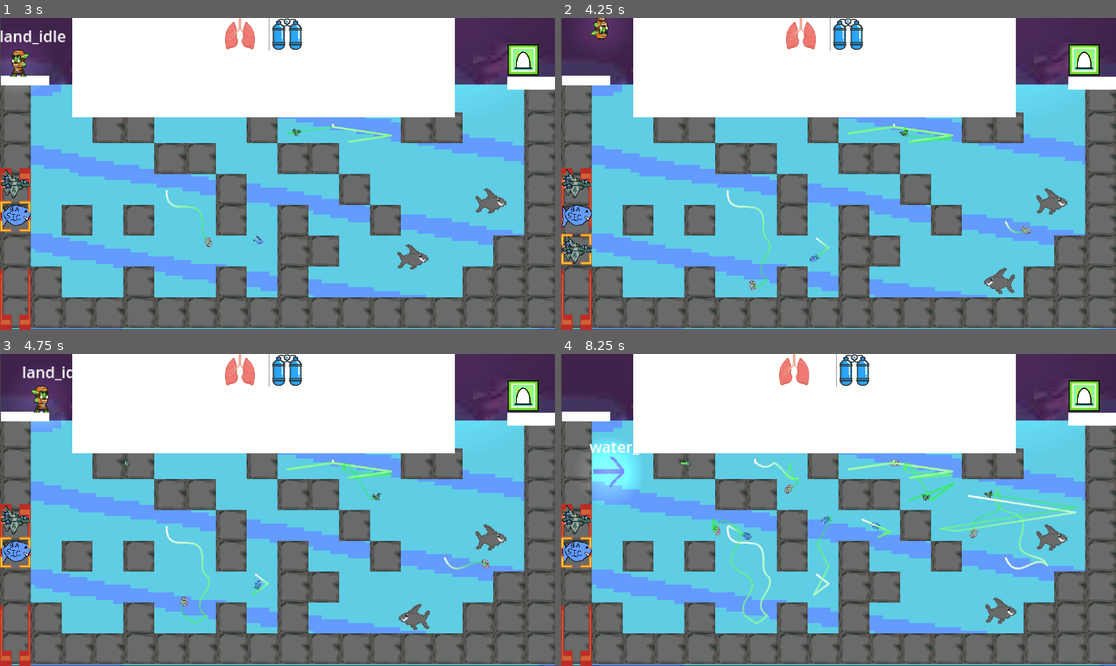
Above: before the commit, frames 1-4 (two rows, left to right).
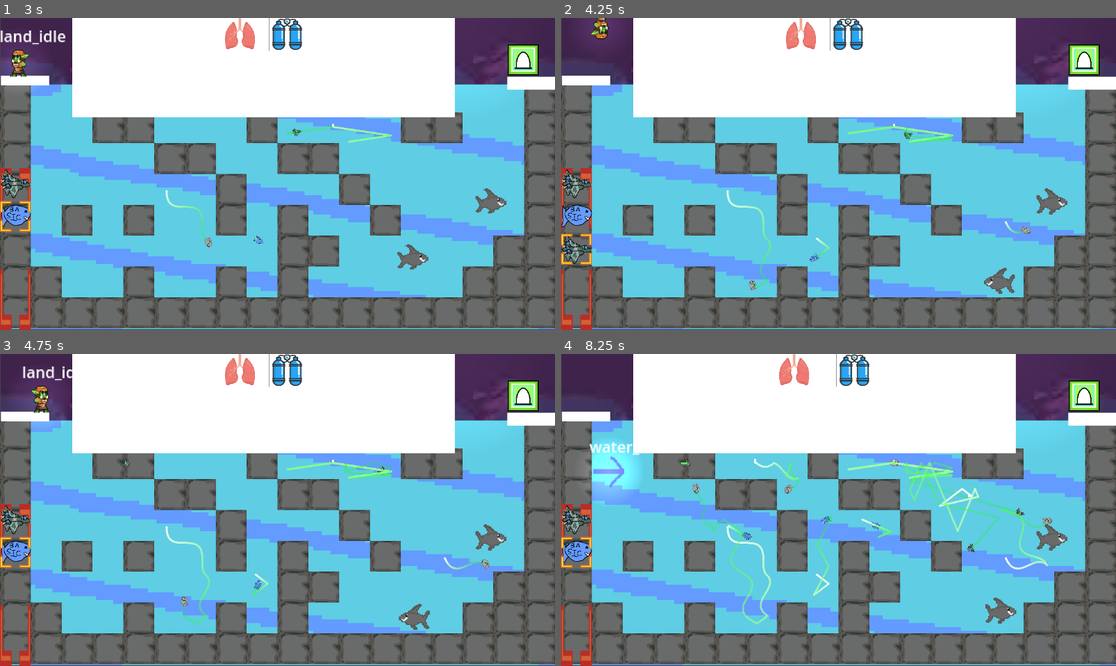
Above: after the commit, the same moments.

Repository: LuBolin/CaveDiver
Game: Godot game, scene res://levels/sandbox.tscn
Two runs of this game, one before a commit and one after it. Both use one fixed random seed, a clock stepped at 60 frames per second and the inputs below.
Inputs (mouse positions are in pixels of both pictures, inside the frame that each line leads up to):
- Up to frame 1 (3 s): tap Enter at 0.5 s; drag from (16, 248) to (277, 208) at 0.52 s; drag from (166, 189) to (277, 208) at 1.27 s; move the mouse to (333, 105) at 2.02 s; hold A (move_left) 2.03-2.75 s; tap 3 at 2.1 s; click (333, 105) at 2.17 s; tap 1 at 2.3 s; drag from (249, 236) to (488, 205) at 2.77 s
- Up to frame 2 (4.25 s): move the mouse to (1005, 220) at 3.52 s; hold D (move_right) from 3.53 s (still down); tap 2 at 3.6 s; click (1005, 220) at 3.67 s; tap Space (jump) at 3.77 s; tap 3 at 3.8 s
- Up to frame 3 (4.75 s): release D (move_right) at 4.25 s; drag from (111, 463) to (488, 541) at 4.27 s
- Up to frame 4 (8.25 s): move the mouse to (866, 510) at 5.02 s; hold D (move_right) 5.03-5.75 s; tap 1 at 5.1, 6.8 s; click (866, 510) at 5.17 s; tap 2 at 5.3, 8.1 s; drag from (755, 432) to (1082, 394) at 5.77 s; move the mouse to (960, 494) at 6.52 s; hold A (move_left) 6.53-7.25 s; tap 3 at 6.6 s; click (960, 494) at 6.67 s; tap Space (jump) at 6.77 s; drag from (727, 525) to (605, 444) at 7.27 s; move the mouse to (894, 441) at 8.02 s; hold D (move_right) from 8.03 s (still down); click (894, 441) at 8.17 s

Frame 1 is identical in both runs. In frame 2, less than 0.1% of the frame differs, in the area x 60-71%, y 34-40%; in frame 3, 0.2%; in frame 4, 1.7%, in the area x 23-93%, y 34-64%.

Commit message:
removed fish skeleton

Diff:
--- a/objects/fish/FishTypes/FishType.gd
+++ b/objects/fish/FishTypes/FishType.gd
@@ -6,20 +6,19 @@
 ## See FishTypeBasic for example
 
 ## FishType agnostic variables and functions
-var fish_type : FishType
+var fish : Fish
 var sprite : FishSprite
 var movement : Movement
 var fish_trail : FishTrail
 var die : Callable
 
-func initialise(ft : FishType, sp: FishSprite, mv: Movement, f_trail : FishTrail, direction : Vector2, d : Callable) -> void:
-	fish_type = ft
+func initialise(f : Fish, sp: FishSprite, f_trail : FishTrail, direction : Vector2, d : Callable) -> void:
+	fish = f
 	sprite = sp
-	movement = mv
 	fish_trail = f_trail
-	movement.scale = Vector2(size, size)
+	fish.scale = Vector2(size, size)
 	die = d
-	movement.initialise(move_function, collision_function, direction.normalized() * speed)
+	fish.move_install(move_function, collision_function, direction.normalized() * speed)
 
 ## FishType variant variables and functions
 ## Use _init to initialise these variables
--- a/objects/fish/FishTypes/FishTypeBasic.gd
+++ b/objects/fish/FishTypes/FishTypeBasic.gd
@@ -11,4 +11,4 @@
 
 ## Define what should be done on collision with a KinematicCollision2D object
 func collision_function(kmbd : KinematicCollision2D) -> void:
-	movement.bounce(kmbd)	#bounce no matter what
+	fish.bounce(kmbd)	#bounce no matter what
--- a/objects/fish/FishTypes/FishTypeJet.gd
+++ b/objects/fish/FishTypes/FishTypeJet.gd
@@ -14,4 +14,4 @@
 
 ## Define what should be done on collision with a KinematicCollision2D object
 func collision_function(kmbd : KinematicCollision2D) -> void:
-	movement.bounce(kmbd)	#bounce no matter what
+	fish.bounce(kmbd)	#bounce no matter what
--- a/objects/fish/FishTypes/FishTypeSinusoidal.gd
+++ b/objects/fish/FishTypes/FishTypeSinusoidal.gd
@@ -21,7 +21,7 @@
 func collision_function(kmbd : KinematicCollision2D) -> void:
 	if(kmbd.get_collider().name == "Shark"):
 		die.call()
-	movement.bounce(kmbd)	#bounce no matter what
+	fish.bounce(kmbd)	#bounce no matter what
 	var angle = kmbd.get_angle()
 	var offset = period - 2 * angle
 	cycle += period / 2
--- a/objects/fish/basicfish.tscn
+++ b/objects/fish/basicfish.tscn
@@ -1,17 +1,45 @@
-[gd_scene load_steps=5 format=3 uid="uid://bdbqbregiv5ws"]
+[gd_scene load_steps=10 format=3 uid="uid://bdbqbregiv5ws"]
 
 [ext_resource type="Script" path="res://objects/fish/fish-scripts/Fish.gd" id="1_0ih44"]
 [ext_resource type="Script" path="res://objects/fish/FishTypes/FishTypeBasic.gd" id="2_6h74k"]
-[ext_resource type="PackedScene" uid="uid://co4gl2wl5vnrm" path="res://objects/fish/fish-skeleton.tscn" id="3_2utv1"]
-[ext_resource type="Texture2D" uid="uid://b055mcxfowjvv" path="res://resources/sprites/basicfish.png" id="4_nefp6"]
+[ext_resource type="Texture2D" uid="uid://b055mcxfowjvv" path="res://resources/sprites/basicfish.png" id="2_d3xiy"]
+[ext_resource type="Texture2D" uid="uid://bbbu5tx8ems36" path="res://resources/sprites/fish-sprite-temp.png" id="3_1jc62"]
+[ext_resource type="Script" path="res://objects/fish/fish-scripts/FishSprite.gd" id="4_hr26h"]
+[ext_resource type="Script" path="res://objects/fish/fish-scripts/FishTrail.gd" id="5_0m811"]
 
-[node name="BasicFish" type="Node2D" node_paths=PackedStringArray("skeleton", "fish_type")]
+[sub_resource type="CircleShape2D" id="CircleShape2D_tup3n"]
+radius = 67.42
+
+[sub_resource type="CanvasItemMaterial" id="CanvasItemMaterial_4ngiv"]
+light_mode = 1
+
+[sub_resource type="Gradient" id="Gradient_p8jy6"]
+colors = PackedColorArray(1, 1, 1, 1, 0, 1, 0, 0.231373)
+
+[node name="BasicFish" type="CharacterBody2D" node_paths=PackedStringArray("fish_type", "sprite", "fish_trail")]
 script = ExtResource("1_0ih44")
-skeleton = NodePath("FishSkeleton")
 fish_type = NodePath("FishType")
+fish_texture = ExtResource("2_d3xiy")
+sprite = NodePath("Sprite")
+fish_trail = NodePath("Trail")
 
 [node name="FishType" type="Node" parent="."]
 script = ExtResource("2_6h74k")
 
-[node name="FishSkeleton" parent="." instance=ExtResource("3_2utv1")]
-fish_texture = ExtResource("4_nefp6")
+[node name="Sprite" type="Sprite2D" parent="."]
+texture = ExtResource("3_1jc62")
+script = ExtResource("4_hr26h")
+
+[node name="Collision" type="CollisionShape2D" parent="."]
+shape = SubResource("CircleShape2D_tup3n")
+
+[node name="Trail" type="Line2D" parent="."]
+top_level = true
+z_as_relative = false
+material = SubResource("CanvasItemMaterial_4ngiv")
+width = 4.0
+gradient = SubResource("Gradient_p8jy6")
+joint_mode = 2
+begin_cap_mode = 2
+end_cap_mode = 2
+script = ExtResource("5_0m811")
--- a/objects/fish/fish-scripts/Fish.gd
+++ b/objects/fish/fish-scripts/Fish.gd
@@ -1,17 +1,18 @@
 class_name Fish
-extends Node
+extends CharacterBody2D
 
 ## START HERE
 ## Fish class
 ## Attach generic Fish Skeleton and Fish Type subclass
 
-@export var skeleton : FishSkeleton
 @export var fish_type : FishType
+@export var fish_texture: Texture2D
+@export var sprite : Sprite2D
+@export var fish_trail : FishTrail
 
 var live : bool
 
 func _ready():
-	skeleton.install(fish_type)
 	live = true
 
 func _process(delta):
@@ -19,15 +20,36 @@
 
 ## Spawner should call launch(direction) when instantiating
 func launch(direction : Vector2) -> void:
-	skeleton.launch(direction, die)
+	fish_type.initialise(self, sprite, fish_trail, direction, die)
+	sprite.set_texture(fish_texture)
 
 func update(delta):
 	if (live):
-		skeleton.update(delta)
+		move(delta)
+		sprite.update(get_velocity().angle())
+		fish_trail.update(delta)
 
 func die() -> void:
 	live = false
-	var trail : FishTrail = skeleton.find_child("Trail")
+	var trail : FishTrail = find_child("Trail")
 	trail.die()
 	trail.reparent(get_parent())
-	skeleton.queue_free()
+	queue_free()
+
+var movement_function : Callable
+var collision_function : Callable
+
+func move_install(mf : Callable, cf : Callable, initial_velocity : Vector2):
+	movement_function = mf
+	collision_function = cf
+	velocity = initial_velocity
+
+func move(delta) -> void:
+	var v : Vector2 = movement_function.call(velocity, delta)
+	var collision : KinematicCollision2D = move_and_collide(v * delta)
+	if (collision):
+		collision_function.call(collision)
+
+## Generic bounce function bc I couldn't think of another way to implement
+func bounce(kmbd : KinematicCollision2D):
+	velocity = velocity.bounce(kmbd.get_normal())
--- a/objects/fish/fish-scripts/FishSkeleton.gd
+++ /dev/null
@@ -1,29 +0,0 @@
-class_name FishSkeleton
-extends Node2D
-
-## This is a Fish. Fish loads all properties in one place.
-## To alter Fish, you only need to extend abstract class FishType and implement all functions
-
-@export var fish_texture: Texture2D
-@export var sprite : Sprite2D
-@export var movement : Movement
-@export var fish_trail : FishTrail
-
-var fish_type : FishType
-
-# not sure if need
-#@export var collision : CollisionShape2D
-
-## I will regret naming it this later
-func install(ft : FishType):
-	fish_type = ft
-
-## Launch Fish
-func launch(direction : Vector2, die : Callable) -> void:
-	fish_type.initialise(fish_type, sprite, movement, fish_trail, direction, die)
-	sprite.set_texture(fish_texture)
-
-func update(delta) -> void:
-	movement.move(delta)
-	sprite.update(movement.get_velocity().angle())
-	fish_trail.update(delta)
--- a/objects/fish/fish-scripts/Movement.gd
+++ b/objects/fish/fish-scripts/Movement.gd
@@ -1,20 +1,2 @@
 class_name Movement
 extends CharacterBody2D
-
-var movement_function : Callable
-var collision_function : Callable
-
-func initialise(mf : Callable, cf : Callable, initial_velocity : Vector2):
-	movement_function = mf
-	collision_function = cf
-	velocity = initial_velocity
-
-func move(delta) -> void:
-	var v : Vector2 = movement_function.call(velocity, delta)
-	var collision : KinematicCollision2D = move_and_collide(v * delta)
-	if (collision):
-		collision_function.call(collision)
-
-## Generic bounce function bc I couldn't think of another way to implement
-func bounce(kmbd : KinematicCollision2D):
-	velocity = velocity.bounce(kmbd.get_normal())
--- a/objects/fish/fish-skeleton.tscn
+++ /dev/null
@@ -1,44 +0,0 @@
-[gd_scene load_steps=9 format=3 uid="uid://co4gl2wl5vnrm"]
-
-[ext_resource type="Script" path="res://objects/fish/fish-scripts/FishSkeleton.gd" id="1_007le"]
-[ext_resource type="Script" path="res://objects/fish/fish-scripts/Movement.gd" id="2_u4bfd"]
-[ext_resource type="Texture2D" uid="uid://bbbu5tx8ems36" path="res://resources/sprites/fish-sprite-temp.png" id="3_g6266"]
-[ext_resource type="Script" path="res://objects/fish/fish-scripts/FishSprite.gd" id="4_ujw0s"]
-[ext_resource type="Script" path="res://objects/fish/fish-scripts/FishTrail.gd" id="5_x3ex4"]
-
-[sub_resource type="CircleShape2D" id="CircleShape2D_cqiy6"]
-radius = 67.42
-
-[sub_resource type="CanvasItemMaterial" id="CanvasItemMaterial_ked8j"]
-light_mode = 1
-
-[sub_resource type="Gradient" id="Gradient_xtmbd"]
-colors = PackedColorArray(1, 1, 1, 1, 0, 1, 0, 0.231373)
-
-[node name="FishSkeleton" type="Node2D" node_paths=PackedStringArray("sprite", "movement", "fish_trail")]
-script = ExtResource("1_007le")
-sprite = NodePath("Movement/Sprite")
-movement = NodePath("Movement")
-fish_trail = NodePath("Movement/Trail")
-
-[node name="Movement" type="CharacterBody2D" parent="."]
-collision_layer = 2
-script = ExtResource("2_u4bfd")
-
-[node name="Sprite" type="Sprite2D" parent="Movement"]
-texture = ExtResource("3_g6266")
-script = ExtResource("4_ujw0s")
-
-[node name="Collision" type="CollisionShape2D" parent="Movement"]
-shape = SubResource("CircleShape2D_cqiy6")
-
-[node name="Trail" type="Line2D" parent="Movement"]
-top_level = true
-z_as_relative = false
-material = SubResource("CanvasItemMaterial_ked8j")
-width = 4.0
-gradient = SubResource("Gradient_xtmbd")
-joint_mode = 2
-begin_cap_mode = 2
-end_cap_mode = 2
-script = ExtResource("5_x3ex4")
--- a/objects/fish/jetfish.tscn
+++ b/objects/fish/jetfish.tscn
@@ -1,17 +1,45 @@
-[gd_scene load_steps=5 format=3 uid="uid://drxm4lprot2ml"]
+[gd_scene load_steps=10 format=3 uid="uid://drxm4lprot2ml"]
 
 [ext_resource type="Script" path="res://objects/fish/fish-scripts/Fish.gd" id="1_t2ylc"]
-[ext_resource type="PackedScene" uid="uid://co4gl2wl5vnrm" path="res://objects/fish/fish-skeleton.tscn" id="2_n3t6m"]
+[ext_resource type="Texture2D" uid="uid://b80bfn4l8pmaw" path="res://resources/sprites/jetfish.png" id="2_ddgwv"]
 [ext_resource type="Script" path="res://objects/fish/FishTypes/FishTypeJet.gd" id="2_ngnf3"]
-[ext_resource type="Texture2D" uid="uid://b80bfn4l8pmaw" path="res://resources/sprites/jetfish.png" id="4_2giaf"]
+[ext_resource type="Texture2D" uid="uid://bbbu5tx8ems36" path="res://resources/sprites/fish-sprite-temp.png" id="3_u8x7i"]
+[ext_resource type="Script" path="res://objects/fish/fish-scripts/FishSprite.gd" id="4_ifh5f"]
+[ext_resource type="Script" path="res://objects/fish/fish-scripts/FishTrail.gd" id="5_muvhw"]
 
-[node name="Jetfish" type="Node2D" node_paths=PackedStringArray("skeleton", "fish_type")]
+[sub_resource type="CircleShape2D" id="CircleShape2D_rhsrg"]
+radius = 67.42
+
+[sub_resource type="CanvasItemMaterial" id="CanvasItemMaterial_ayb8a"]
+light_mode = 1
+
+[sub_resource type="Gradient" id="Gradient_ddtce"]
+colors = PackedColorArray(1, 1, 1, 1, 0, 1, 0, 0.231373)
+
+[node name="Jetfish" type="CharacterBody2D" node_paths=PackedStringArray("fish_type", "sprite", "fish_trail")]
 script = ExtResource("1_t2ylc")
-skeleton = NodePath("FishSkeleton")
 fish_type = NodePath("FishType")
+fish_texture = ExtResource("2_ddgwv")
+sprite = NodePath("Sprite")
+fish_trail = NodePath("Trail")
 
 [node name="FishType" type="Node" parent="."]
 script = ExtResource("2_ngnf3")
 
-[node name="FishSkeleton" parent="." instance=ExtResource("2_n3t6m")]
-fish_texture = ExtResource("4_2giaf")
+[node name="Sprite" type="Sprite2D" parent="."]
+texture = ExtResource("3_u8x7i")
+script = ExtResource("4_ifh5f")
+
+[node name="Collision" type="CollisionShape2D" parent="."]
+shape = SubResource("CircleShape2D_rhsrg")
+
+[node name="Trail" type="Line2D" parent="."]
+top_level = true
+z_as_relative = false
+material = SubResource("CanvasItemMaterial_ayb8a")
+width = 4.0
+gradient = SubResource("Gradient_ddtce")
+joint_mode = 2
+begin_cap_mode = 2
+end_cap_mode = 2
+script = ExtResource("5_muvhw")
--- a/objects/fish/sinusoidalfish.tscn
+++ b/objects/fish/sinusoidalfish.tscn
@@ -1,17 +1,46 @@
-[gd_scene load_steps=5 format=3 uid="uid://bklcldpxvdiad"]
+[gd_scene load_steps=10 format=3 uid="uid://bklcldpxvdiad"]
 
 [ext_resource type="Script" path="res://objects/fish/fish-scripts/Fish.gd" id="1_7tkhu"]
 [ext_resource type="Script" path="res://objects/fish/FishTypes/FishTypeSinusoidal.gd" id="2_2dmav"]
-[ext_resource type="PackedScene" uid="uid://co4gl2wl5vnrm" path="res://objects/fish/fish-skeleton.tscn" id="3_8lwjj"]
-[ext_resource type="Texture2D" uid="uid://x3oh72vqq1jd" path="res://resources/sprites/sinusoidalfish.png" id="4_evu7m"]
+[ext_resource type="Texture2D" uid="uid://x3oh72vqq1jd" path="res://resources/sprites/sinusoidalfish.png" id="2_ns6pn"]
+[ext_resource type="Texture2D" uid="uid://bbbu5tx8ems36" path="res://resources/sprites/fish-sprite-temp.png" id="3_rf126"]
+[ext_resource type="Script" path="res://objects/fish/fish-scripts/FishSprite.gd" id="4_w2ask"]
+[ext_resource type="Script" path="res://objects/fish/fish-scripts/FishTrail.gd" id="5_vp1ec"]
 
-[node name="Sinusoidalfish" type="Node2D" node_paths=PackedStringArray("skeleton", "fish_type")]
+[sub_resource type="CircleShape2D" id="CircleShape2D_ohq10"]
+radius = 67.42
+
+[sub_resource type="CanvasItemMaterial" id="CanvasItemMaterial_3e1sf"]
+light_mode = 1
+
+[sub_resource type="Gradient" id="Gradient_c5upd"]
+colors = PackedColorArray(1, 1, 1, 1, 0, 1, 0, 0.231373)
+
+[node name="Sinusoidalfish" type="CharacterBody2D" node_paths=PackedStringArray("fish_type", "sprite", "fish_trail")]
+collision_layer = 2
 script = ExtResource("1_7tkhu")
-skeleton = NodePath("FishSkeleton")
 fish_type = NodePath("FishType")
+fish_texture = ExtResource("2_ns6pn")
+sprite = NodePath("Sprite")
+fish_trail = NodePath("Trail")
 
 [node name="FishType" type="Node" parent="."]
 script = ExtResource("2_2dmav")
 
-[node name="FishSkeleton" parent="." instance=ExtResource("3_8lwjj")]
-fish_texture = ExtResource("4_evu7m")
+[node name="Sprite" type="Sprite2D" parent="."]
+texture = ExtResource("3_rf126")
+script = ExtResource("4_w2ask")
+
+[node name="Collision" type="CollisionShape2D" parent="."]
+shape = SubResource("CircleShape2D_ohq10")
+
+[node name="Trail" type="Line2D" parent="."]
+top_level = true
+z_as_relative = false
+material = SubResource("CanvasItemMaterial_3e1sf")
+width = 4.0
+gradient = SubResource("Gradient_c5upd")
+joint_mode = 2
+begin_cap_mode = 2
+end_cap_mode = 2
+script = ExtResource("5_vp1ec")
--- a/objects/player/HUD/ammo_pouch.gd
+++ b/objects/player/HUD/ammo_pouch.gd
@@ -18,7 +18,7 @@
 func push_fish(fish_resource: PackedScene):
 	var instance = fish_resource.instantiate()
 	var fish_type = instance.name.to_lower()
-	var texture = instance.skeleton.fish_texture
+	var texture = instance.fish_texture
 	instance.queue_free()
 
 	# potentially retrieve texture by fish_type by file_name
